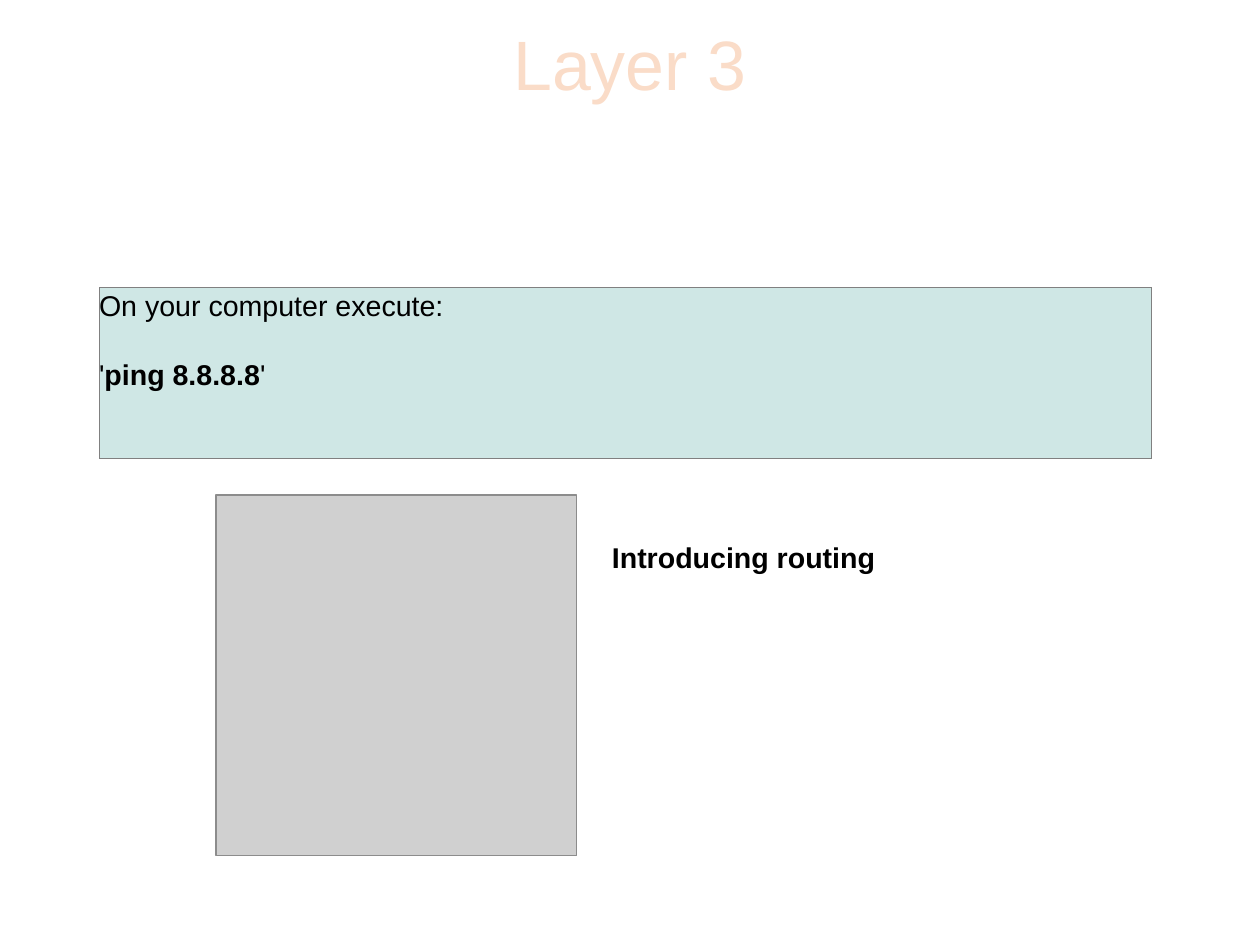
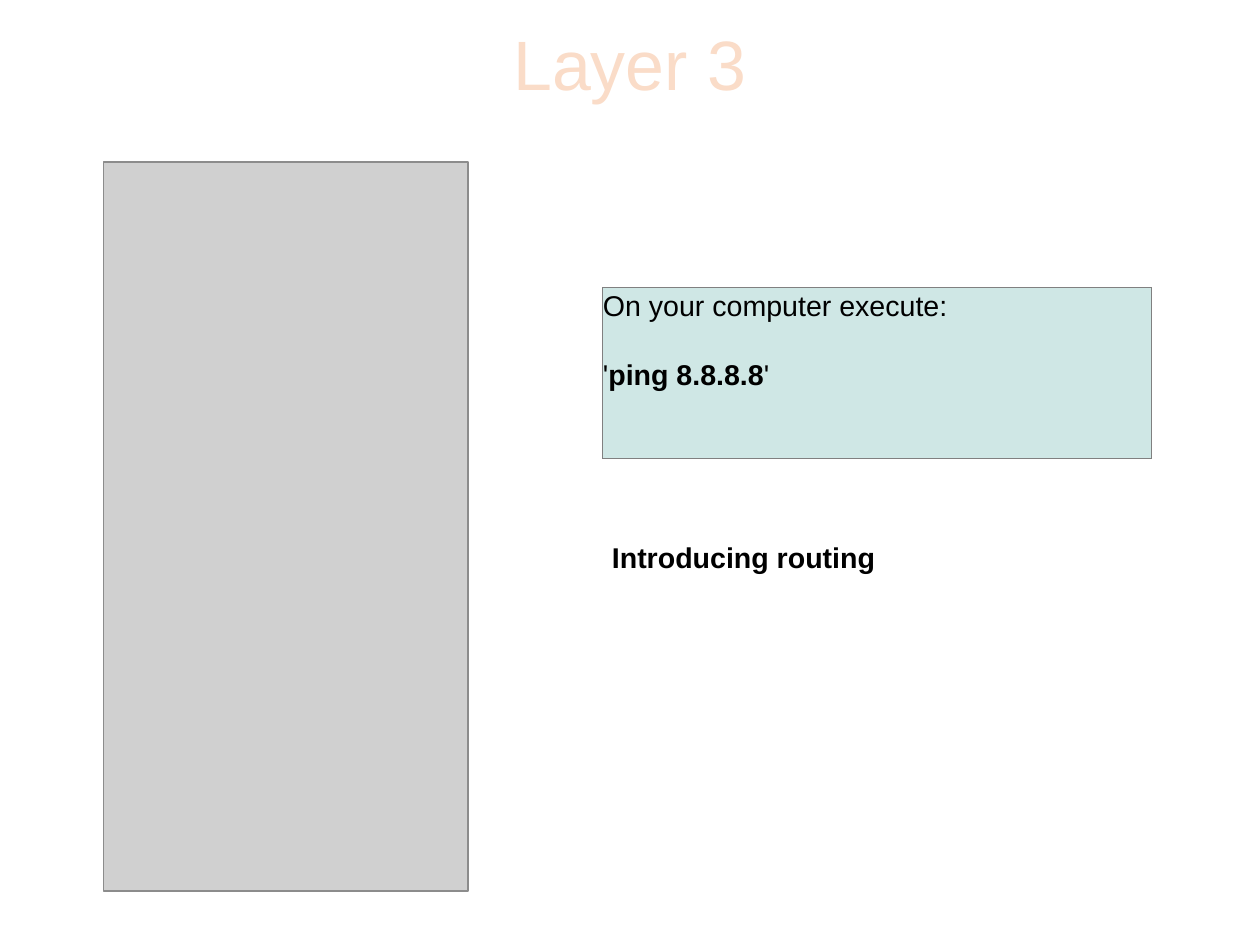
Before and after one commit to sphaero/workshops, a slide deck: slide 31 of Networking/presentation.odp (slide 33 before the commit). Drawn at 1260x945 pixels with LibreOffice and Linux fonts; fonts in the diff are those of the drawing; grey boxes stand for pictures; background and template pictures are left out. Boxes give left, top, right and bottom in pixels: in the first picture for what was removed or moved away, otherwise in the second. Text is boxed around its words. In the diff, an @@ line names an element or a change of style, - is before the commit and + after.

```diff
--- a/Networking/presentation.odp
+++ b/Networking/presentation.odp
@@ picture: place and size @@
-picture at (216, 495, 577, 856)
+picture at (104, 162, 469, 892)
@@ rectangle "On your computer execute:": place and size @@
-rectangle "On your computer execute:" at (99, 288, 1153, 460)
+rectangle "On your computer execute:" at (604, 288, 1153, 460)
```
Also in this commit, not shown: 14 other slides changed, 16 slides added, 11 slides removed, 5 other files.
